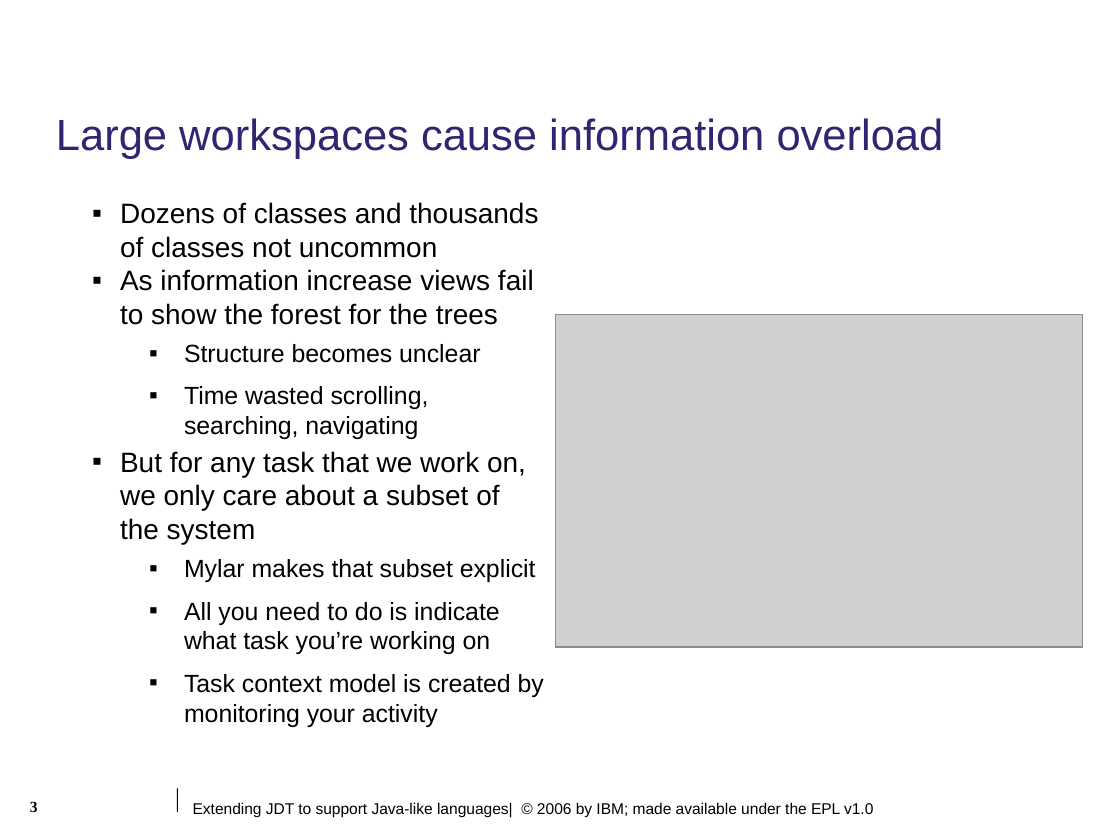
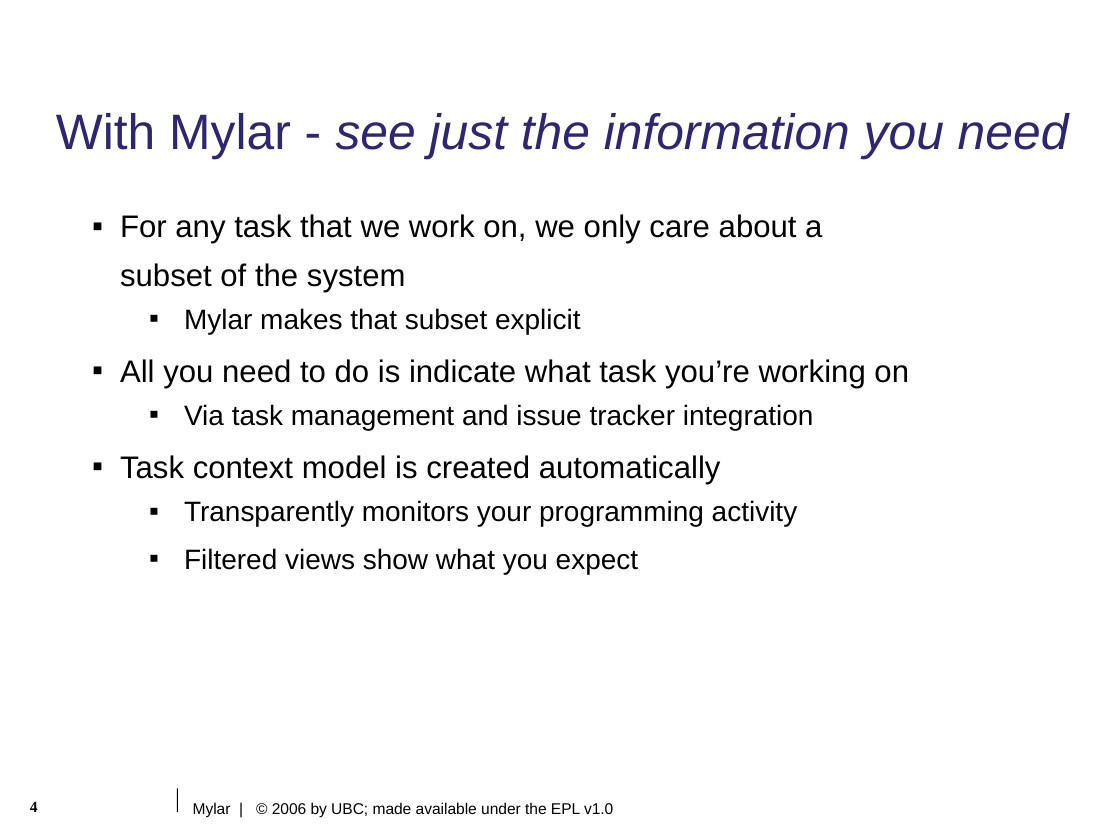
Before and after one commit to eclipse-mylyn/mylyn-website, a slide deck: slide 4 of publications/2006-03-mylar-eclipsecon.ppt (slide 3 before the commit). Drawn at 1120x840 pixels with LibreOffice and Linux fonts; fonts in the diff are those of the drawing; grey boxes stand for pictures; background and template pictures are left out. Boxes give left, top, right and bottom in pixels: in the first picture for what was removed or moved away, otherwise in the second. Text is boxed around its words. In the diff, an @@ line names an element or a change of style, - is before the commit and + after.

```diff
--- a/publications/2006-03-mylar-eclipsecon.ppt
+++ b/publications/2006-03-mylar-eclipsecon.ppt
@@ title removed at (56,118,944,159) @@
-Large workspaces cause information overload
@@ title added at (56,113,1069,159), 32 pt, text #2F2672, italic @@
+With Mylar - see just the information you need
@@ text at (120,214,822,292): text changed; size 18 to 20 pt @@
-▪ Dozens of classes and thousands of classes not uncommon
-▪ As information increase views fail to show the forest for the trees
-  ▪ Structure becomes unclear
-  ▪ Time wasted scrolling, searching, navigating
-▪ But for any task that we work on, we only care about a subset of the system
+▪ For any task that we work on, we only care about a
+  subset of the system
@@ text at (120,308,909,388): size 16 to 18 pt in "Mylar makes that subset explicit"; size 16 to 20 pt in "All you need to do is indicate ..."; more space between paragraphs; list level 2 to 1 in "All you need to do ..."; line spacing 1 to 1.3 @@
@@ picture removed at (556,315,1083,647) @@
@@ text at (120,404,814,574): text changed; size 16 to 18 pt @@
-  ▪ Task context model is created by monitoring your activity
+  ▪ Via task management and issue tracker integration
+▪ Task context model is created automatically
+  ▪ Transparently monitors your programming activity
+  ▪ Filtered views show what you expect
@@ page number at (30,801,38,812): text changed @@
-3
+4
@@ text at (193,802,613,817): text changed @@
-Extending JDT to support Java-like languages| © 2006 by IBM; made available under the EPL v1.0
+Mylar | © 2006 by UBC; made available under the EPL v1.0
```
Also in this commit, not shown: 3 other slides changed, 6 slides added, 3 slides removed, 1 other file.
